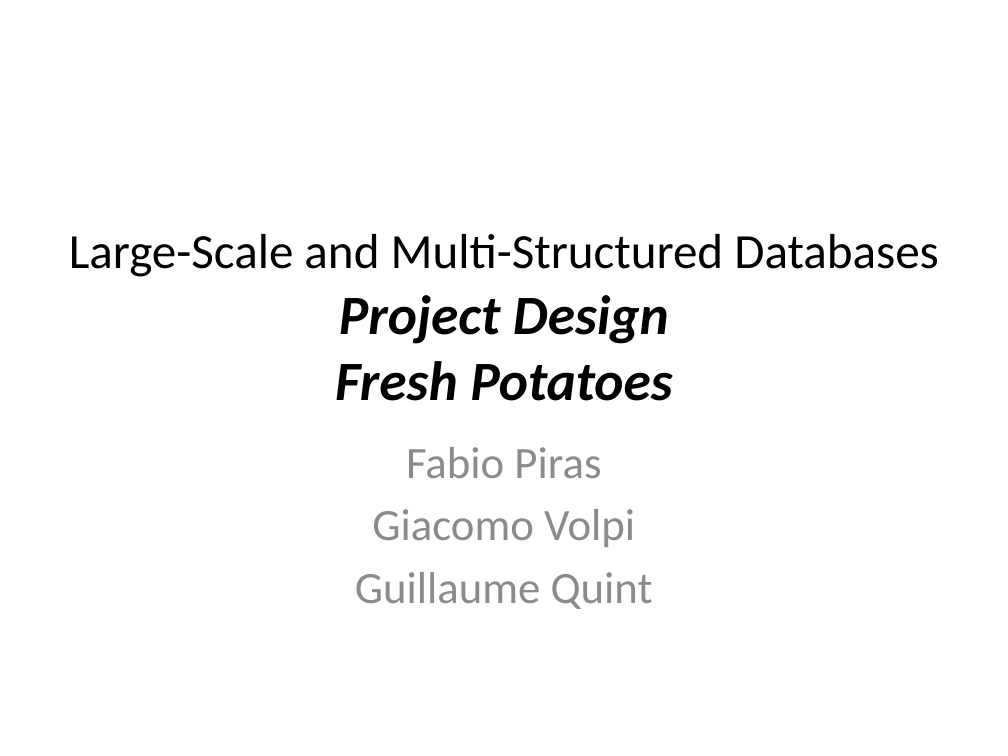
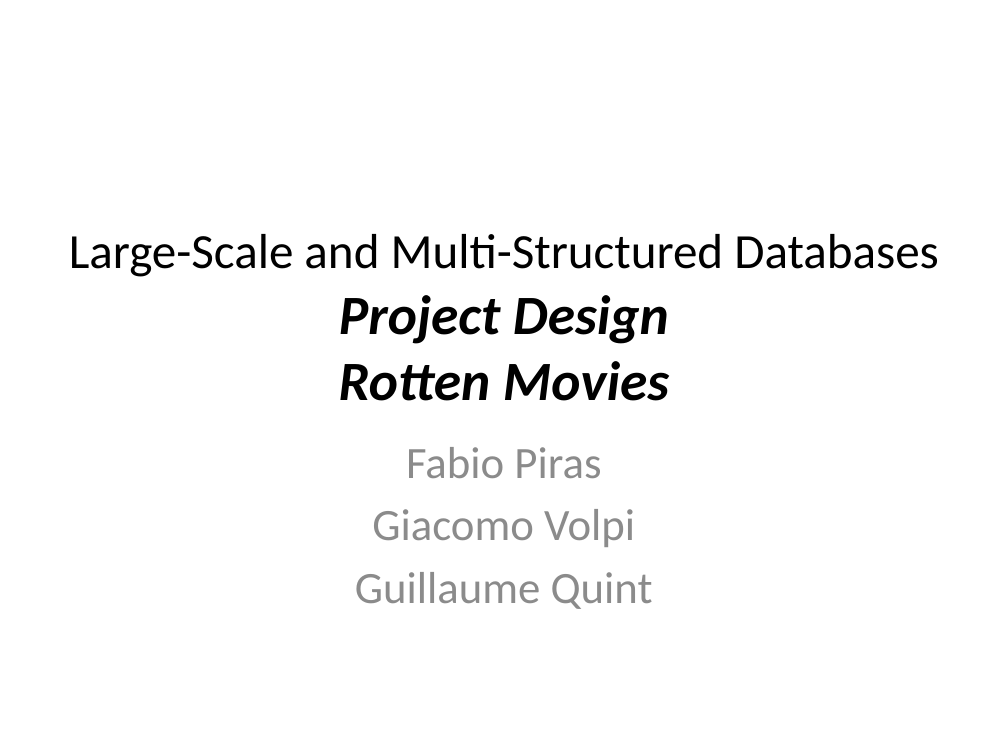
Before and after one commit to glmquint/RottenMovies, a slide deck: slide 1 of Presentazione.pptx. Drawn at 1008x756 pixels with LibreOffice and Linux fonts; fonts in the diff are those of the drawing; background and template pictures are left out. Boxes give left, top, right and bottom in pixels: in the first picture for what was removed or moved away, otherwise in the second. Text is boxed around its words. In the diff, an @@ line names an element or a change of style, - is before the commit and + after.

```diff
--- a/Presentazione.pptx
+++ b/Presentazione.pptx
@@ title at <box>69,234,939,401</box>: text changed @@
-Large-Scale and Multi-Structured Databases
-Project Design
-Fresh Potatoes
+Large-Scale and Multi-Structured Databases
+Project Design
+Rotten Movies
```
Also in this commit, not shown: 6 other slides changed, 5 other files.
